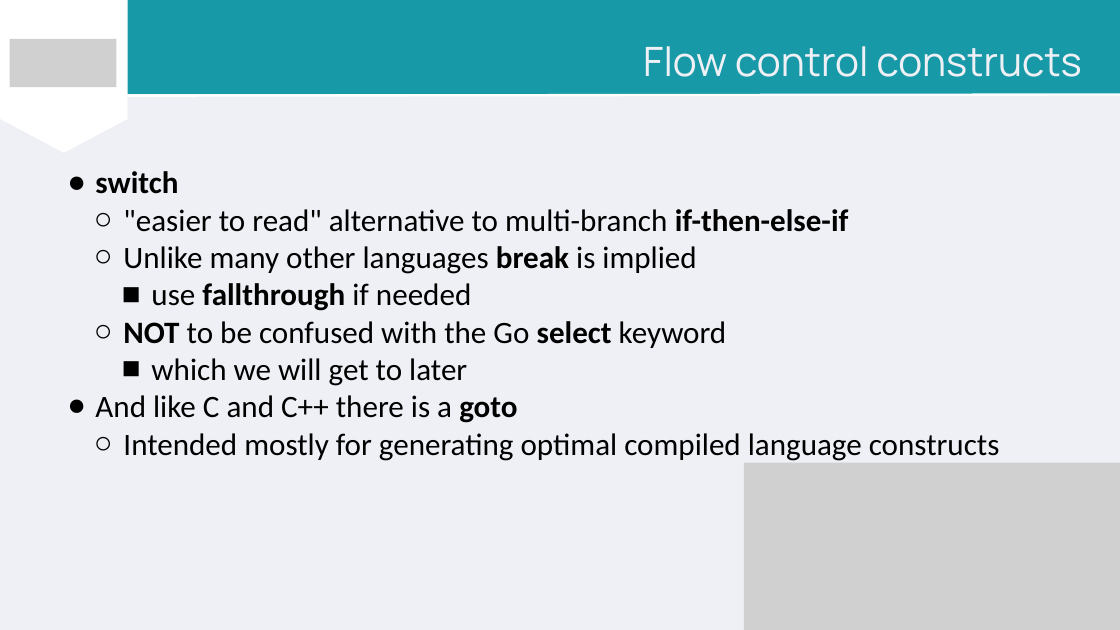
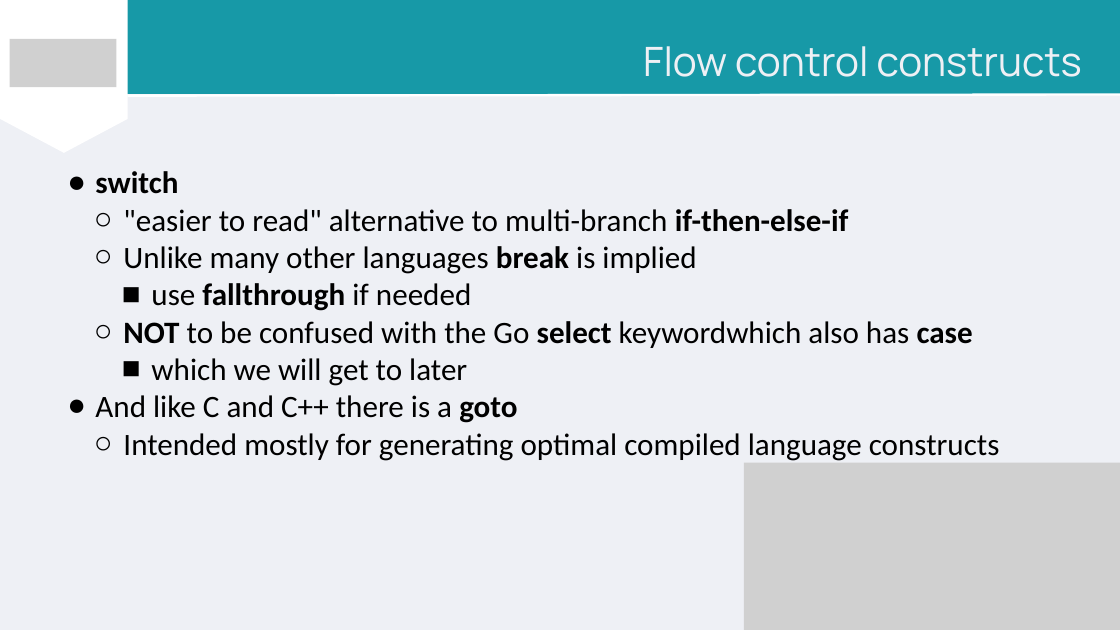
Before and after one commit to PeterWillmot/GoForExperiencedDevelopers, a slide deck: slide 24 of PPT/Go for Experienced Developers.pptx. Drawn at 1120x630 pixels with LibreOffice and Linux fonts; fonts in the diff are those of the drawing; grey boxes stand for pictures. Boxes give left, top, right and bottom in pixels: in the first picture for what was removed or moved away, otherwise in the second. Text is boxed around its words. In the diff, an @@ line names an element or a change of style, - is before the commit and + after.

```diff
--- a/PPT/Go for Experienced Developers.pptx
+++ b/PPT/Go for Experienced Developers.pptx
@@ text at (x1=123, y1=321, x2=973, y2=348): text changed @@
-  ○ NOT to be confused with the Go select keyword
+  ○ NOT to be confused with the Go select keywordwhich also has case
```
Also in this commit, not shown: 25 other slides changed, 2 slides added, 3 slides removed, 5 other files.
